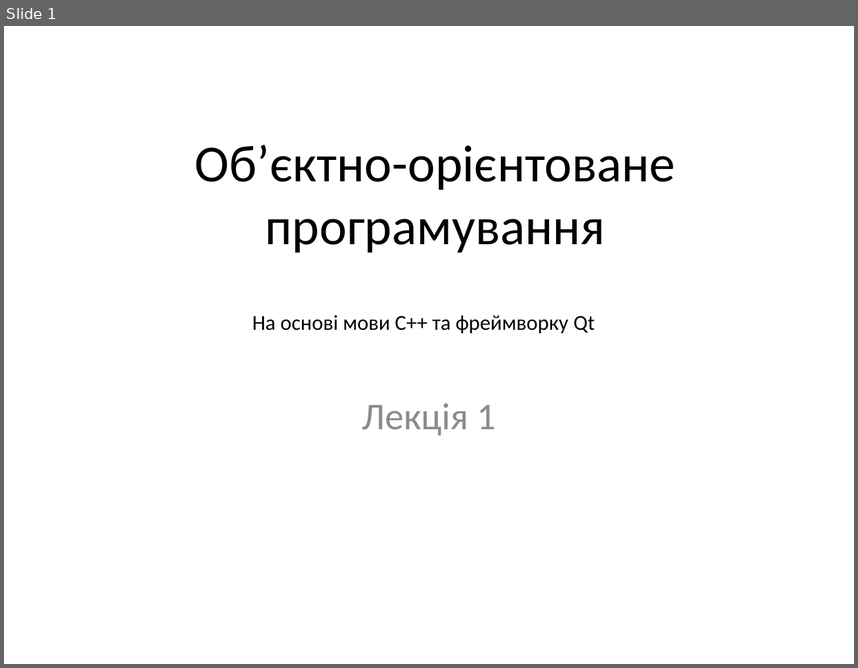
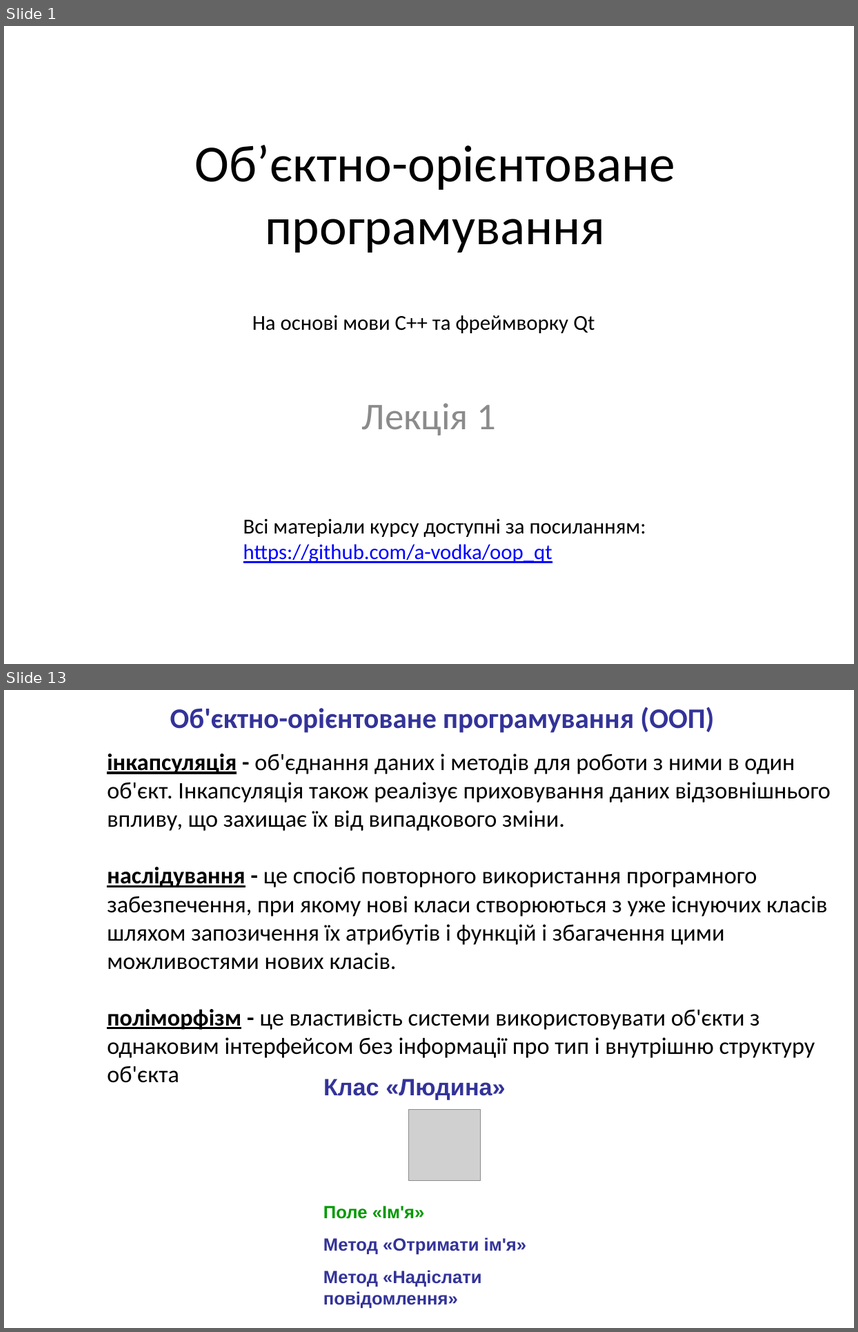
Before and after one commit to a-vodka/oop_qt, a slide deck: lecture-01.pptx. Shown one above the other, each under a label of ours: slide 1 before the commit, slides 1 and 13 after it; the slides between them are not shown. The pictures are 858x668 and 858x1332 pixels, drawn with LibreOffice and Linux fonts; fonts in the diff are those of the drawing; grey boxes stand for pictures; background and template pictures are left out. Boxes give left, top, right and bottom in pixels: in the first picture for what was removed or moved away, otherwise in the second. Text is boxed around its words. In the diff, an @@ line names an element or a change of style, - is before the commit and + after.

```diff
--- a/lecture-01.pptx
+++ b/lecture-01.pptx
@@ slide 13 added at [4,690,854,1328], background picture (left out) @@
@@ text added at [170,707,714,733], 24 pt, text #333399, bold @@
+Об'єктно-орієнтоване програмування (ООП)
@@ text added at [107,753,831,1083], 20 pt, text #000000 @@
+інкапсуляція - об'єднання даних і методів для роботи з ними в один об'єкт. Інкапсуляція також реалізує приховування даних відзовнішнього впливу, що захищає їх від випадкового зміни.
+наслідування - це спосіб повторного використання програмного забезпечення, при якому нові класи створюються з уже існуючих класів шляхом запозичення їх атрибутів і функцій і збагачення цими можливостями нових класів.
+поліморфізм - це властивість системи використовувати об'єкти з однаковим інтерфейсом без інформації про тип і внутрішню структуру об'єкта
@@ text added at [323,1078,506,1100], 20 pt, text #333399, bold @@
+Клас «Людина»
@@ picture added at [408,1109,480,1180] @@
@@ text added at [323,1205,526,1308], 15 pt, text #333399, bold @@
+Поле «Ім'я»
+Метод «Отримати ім'я»
+Метод «Надіслати повідомлення»
@@ slide 1 changed as well @@
@@ text added at [243,519,646,563], 18 pt, text #000000 @@
+Всі матеріали курсу доступні за посиланням:
+https://github.com/a-vodka/oop_qt
```
Also in this commit, not shown: 37 other slides added, 3 other files.
